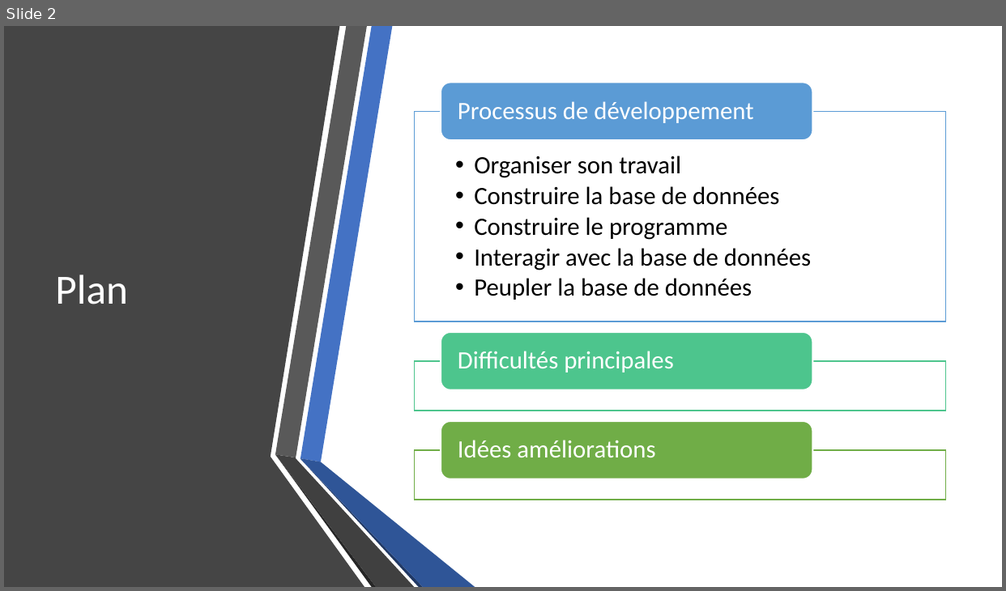
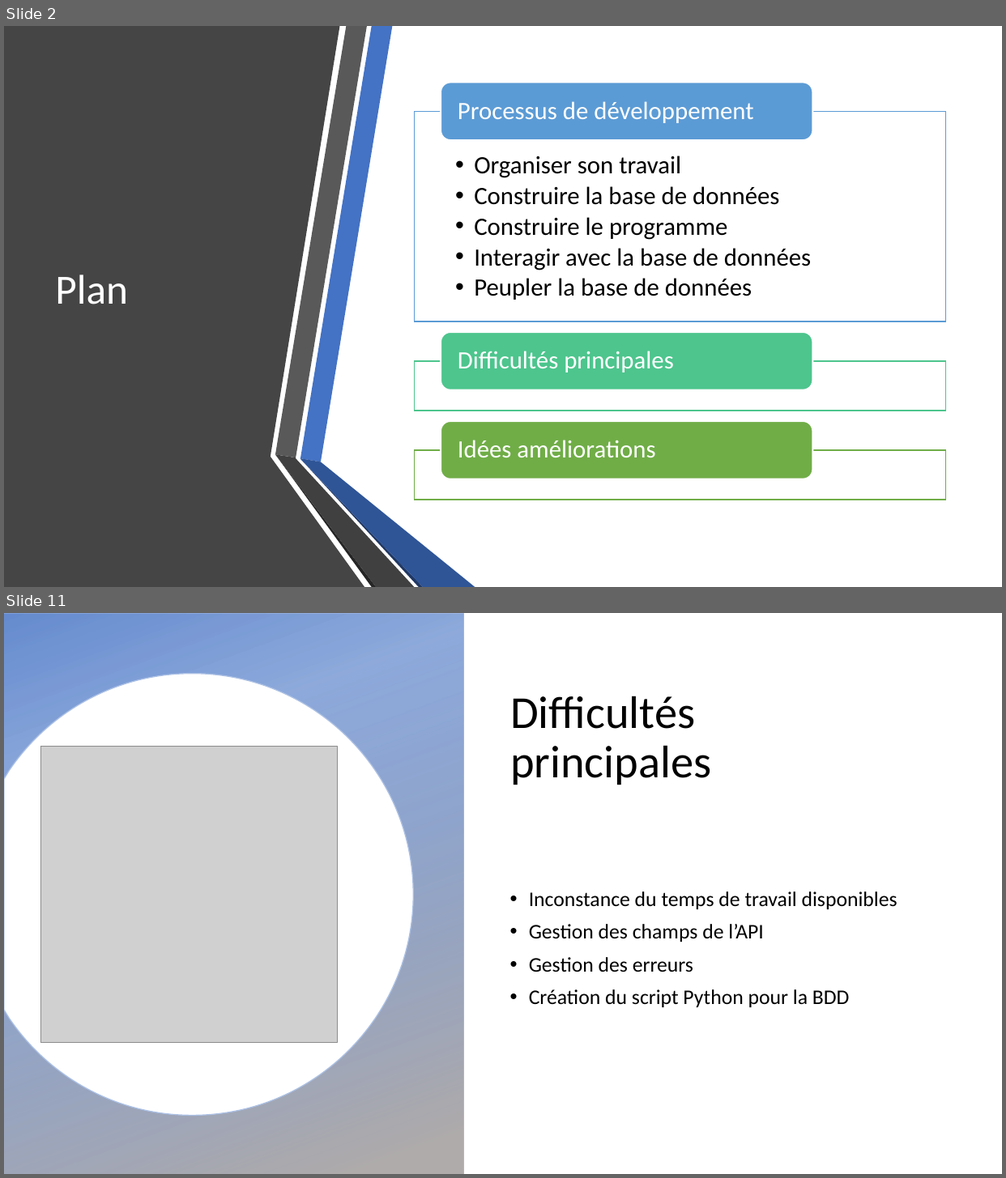
Before and after one commit to Baptiste68/P5, a slide deck: Projet5.pptx. Shown one above the other, each under a label of ours: slide 2 before the commit, slides 2 and 11 after it; the slides between them are not shown. The pictures are 1006x591 and 1006x1178 pixels, drawn with LibreOffice and Linux fonts; fonts in the diff are those of the drawing; grey boxes stand for pictures; background and template pictures are left out. Boxes give left, top, right and bottom in pixels: in the first picture for what was removed or moved away, otherwise in the second. Text is boxed around its words. In the diff, an @@ line names an element or a change of style, - is before the commit and + after.

```diff
--- a/Projet5.pptx
+++ b/Projet5.pptx
@@ slide 11 added at <box>4,613,1002,1174</box>, background picture (left out) @@
@@ rectangle added at <box>4,613,463,1174</box>, fill gradient #4472C4 to #AFABAB @@
@@ freeform shape added at <box>4,674,414,1116</box>, fill #FFFFFF, outline #C5C3C3 1 pt @@
@@ title added at <box>510,696,711,785</box>, 44 pt, text #000000 @@
+Difficultés principales
@@ picture added at <box>40,747,337,1043</box> @@
@@ text added at <box>529,892,897,1007</box>, 20 pt, text #000000 @@
+• Inconstance du temps de travail disponibles
+• Gestion des champs de l’API
+• Gestion des erreurs
+• Création du script Python pour la BDD
```
Also in this commit, not shown: 6 slides changed, 3 other slides added.
